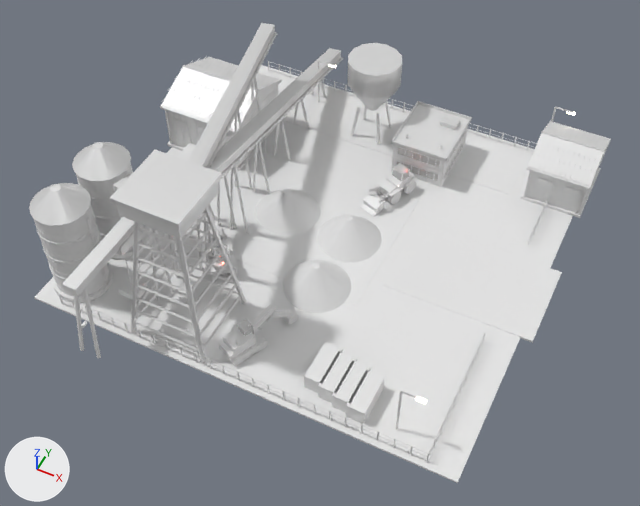
One commit to the FBX model Assets/Art/KayseriIsland/Models/Diamond/Phase2/Depot_P2.fbx: the scene before it, then after it.
The view is the same before and after, from a camera (50 mm lens) standing at (-91.9, -97.2, 126.0) and looking at (-135.4, -10.2, 17.3). The axes (+X, +Y, +Z) are drawn at lower left. The lights are the same throughout. The picture after the commit comes second. Where no turn or scale is listed for an object, it has been applied to the vertices.

In view in the first picture: 'Depot.Containers', 'Depot.ConvA', 'Depot.ConvMain', 'Depot.Excav', 'Depot.Gantry', 'Depot.Hopper', 'Depot.Lamp1', 'Depot.Loader2', 'Depot.Office', 'Depot.Pile0', 'Depot.Pile1', 'Depot.Pile2', 'Depot.Shed1', 'Depot.Shed2', 'Depot.Silo0', 'Depot.Silo1', 'Depot.Tower', 'Depot.Yard' and 5 more.
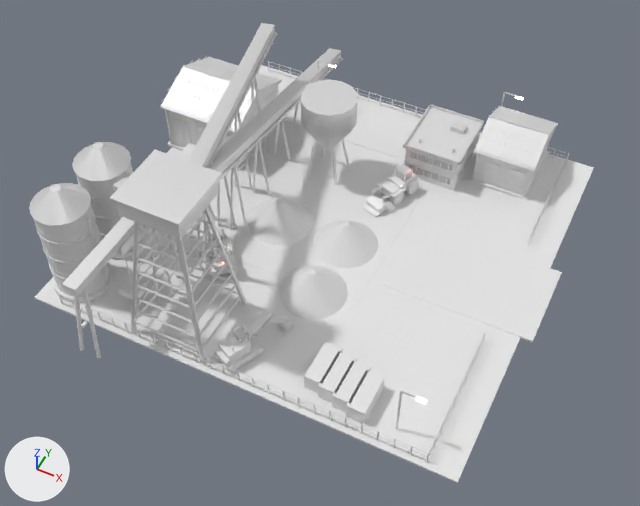
Changed parts and their boxes [x1, y1, x2, y2] in the pictures (640 x 506 px):
'Depot.Shed2', moved
    before: [520, 120, 611, 218]
    after: [469, 106, 558, 200]
'Depot.Hopper', moved
    before: [348, 43, 402, 145]
    after: [301, 79, 357, 185]
'Depot.Office', moved
    before: [391, 101, 472, 187]
    after: [403, 104, 484, 191]
'Depot.Pile0', moved
    before: [283, 260, 352, 313]
    after: [279, 265, 348, 319]
'Depot.Pile2', moved
    before: [256, 189, 321, 235]
    after: [248, 198, 314, 245]
'Depot.Pile1', moved
    before: [317, 215, 382, 262]
    after: [313, 220, 378, 268]
'Depot.Excav', moved
    before: [219, 303, 298, 365]
    after: [214, 310, 294, 372]
'Depot.Loader2', moved
    before: [360, 163, 418, 217]
    after: [363, 163, 420, 217]
'Depot.Lamp1', moved
    before: [551, 107, 575, 122]
    after: [501, 92, 524, 106]

Patch to the scene script:
```diff
--- a/Assets/Art/KayseriIsland/Models/Diamond/Phase2/Depot_P2.fbx.py
+++ b/Assets/Art/KayseriIsland/Models/Diamond/Phase2/Depot_P2.fbx.py
@@ ob_depot_loader2 @@
 ob_depot_loader2 = bpy.data.objects.new('Depot.Loader2', me_depot_loader_002)
-ob_depot_loader2.location = (-131.8, 13.1, 12.3)
+ob_depot_loader2.location = (-131.3, 13.2, 12.3)
@@ ob_depot_pile0 @@
 ob_depot_pile0 = bpy.data.objects.new('Depot.Pile0', me_depot_pile0_001)
-ob_depot_pile0.location = (-134.7, -13.0, 12.3)
+ob_depot_pile0.location = (-134.7, -14.4, 12.3)
@@ ob_depot_pile2 @@
 ob_depot_pile2 = bpy.data.objects.new('Depot.Pile2', me_depot_pile2_001)
-ob_depot_pile2.location = (-146.9, 0.0, 12.3)
+ob_depot_pile2.location = (-146.9, -2.7, 12.3)
@@ ob_depot_office @@
 ob_depot_office = bpy.data.objects.new('Depot.Office', me_depot_office_001)
-ob_depot_office.location = (-129.7, 24.3, 12.3)
+ob_depot_office.location = (-127.3, 24.4, 12.3)
@@ ob_depot_hopper @@
 ob_depot_hopper = bpy.data.objects.new('Depot.Hopper', me_depot_hopper_001)
-ob_depot_hopper.location = (-142.7, 26.8, 12.3)
+ob_depot_hopper.location = (-145.3, 13.2, 12.3)
@@ ob_depot_pile1 @@
 ob_depot_pile1 = bpy.data.objects.new('Depot.Pile1', me_depot_pile1_001)
-ob_depot_pile1.location = (-134.4, -0.9, 12.3)
+ob_depot_pile1.location = (-134.4, -2.3, 12.3)
@@ ob_depot_excav @@
 ob_depot_excav = bpy.data.objects.new('Depot.Excav', me_depot_excav_001)
-ob_depot_excav.location = (-139.0, -29.5, 12.3)
+ob_depot_excav.location = (-139.0, -30.9, 12.3)
@@ ob_depot_lamp1 @@
 ob_depot_lamp1 = bpy.data.objects.new('Depot.Lamp1', me_depot_lamp1_001)
-ob_depot_lamp1.location = (-110.8, 37.1, 12.3)
+ob_depot_lamp1.location = (-120.6, 37.1, 12.3)
@@ ob_depot_shed2 @@
 ob_depot_shed2 = bpy.data.objects.new('Depot.Shed2', me_depot_shed2_001)
-ob_depot_shed2.location = (-105.3, 28.9, 12.3)
+ob_depot_shed2.location = (-115.1, 28.9, 12.3)
```
